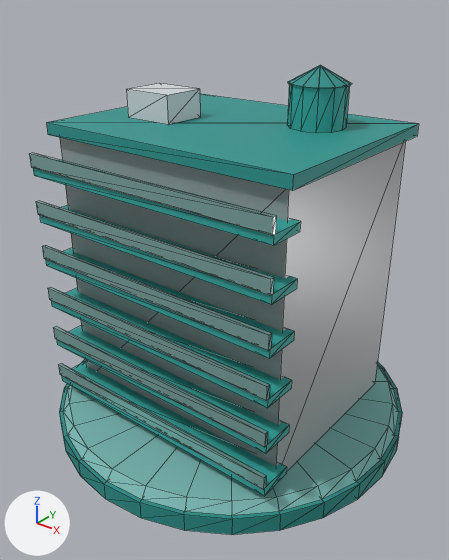
Renders of the glTF model art/models/tier-11-apartment-block.glb from each side of a commit.
Before and after are seen from a 50 mm lens placed at (0.949, -1.215, 1.159), pointed at (0.015, -0.048, 0.436). Lighting does not change. The marker at lower left points along +X, +Y and +Z. The first picture is the older version. Mesh edges are drawn as thin lines. Where no turn or scale is listed for an object, it has been applied to the vertices. Vertices at exactly the same position are counted once.

Before the edit, the objects in view are built like this:
```python
me_mesh_0 = bpy.data.meshes.new('Mesh_0')
me_mesh_0.from_pydata(...)  # 234 vertices, 416 faces; spans x -0.5..0.5, y -0.5..0.5, z 0.0..0.98
me_mesh_0.materials.append(mat_material_0)
me_mesh_1 = bpy.data.meshes.new('Mesh_1')
me_mesh_1.from_pydata(...)  # a box spanning x -0.34..0.34, y -0.26..0.26, z 0.075..0.81
me_mesh_1.materials.append(mat_material_1)  # its picture is missing
me_mesh_2 = bpy.data.meshes.new('Mesh_2')
me_mesh_2.from_pydata(...)  # a box spanning x -0.36..0.36, y -0.34..-0.33, z 0.127..0.162; a box spanning x -0.36..0.36, y -0.34..-0.33, z 0.25..0.285; a box spanning x -0.36..0.36, y -0.34..-0.33, z 0.372..0.407; a box spanning x -0.36..0.36, y -0.34..-0.33, z 0.495..0.53; a box spanning x -0.36..0.36, y -0.34..-0.33, z 0.617..0.652; a box spanning x -0.36..0.36, y -0.34..-0.33, z 0.74..0.775
me_mesh_2.materials.append(mat_material_2)
ob_gloss = bpy.data.objects.new('gloss', me_mesh_2)
ob_gloss.location = (0.0, 0.0, 0.0)
ob_matte = bpy.data.objects.new('matte', me_mesh_0)
ob_matte.location = (0.0, 0.0, 0.0)
ob_window = bpy.data.objects.new('window', me_mesh_1)
ob_window.location = (0.0, 0.0, 0.0)
```
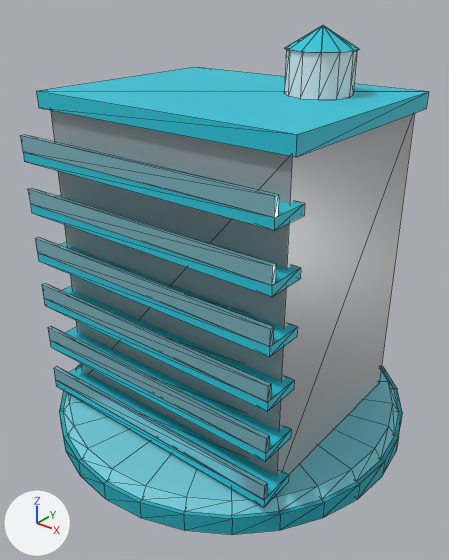
The change in detail:
me_mesh_0 is used by ob_matte; location (0.0, 0.0, 0.0).
me_mesh_0 had 234 vertices, 416 faces and spanned x -0.5..0.5, y -0.5..0.5, z 0.0..0.98.
me_mesh_0 now has 226 vertices, 404 faces and spans x -0.5..0.5, y -0.5..0.5, z 0.0..1.065.
me_mesh_0 part 1: the loose piece of 8 vertices spanning x -0.25..-0.11, y -0.11..0.01, z 0.84..0.91 is deleted.
Part 2, on me_mesh_0:
13 vertices in x 0.18, y 0.1, z 0.98 move by (0.0, 0.0, 0.085).
3 vertices in x 0.18, y 0.025..0.03, z 0.84..0.94 move by (0.0, -0.01, 0.075).
3 vertices in x 0.25..0.255, y 0.1, z 0.84..0.94 move by (0.01, 0.0, 0.075).
3 vertices in x 0.18, y 0.17..0.175, z 0.84..0.94 move by (0.0, 0.01, 0.075).
3 vertices in x 0.105..0.11, y 0.1, z 0.84..0.94 move by (-0.01, 0.0, 0.075).
82 vertices move from x -0.36..0.36, y -0.335..0.28, z 0.105..0.94 to x -0.37..0.37, y -0.35..0.29, z 0.088..1.015.
me_mesh_0 part 3: 404 kept faces spanning x -0.5..0.5, y -0.5..0.5, z 0.0..1.065 get new vertex colours; the middle colour goes from cyan #2fa7a0 to cyan #26c6da.
me_mesh_1 is used by ob_window; location (0.0, 0.0, 0.0).
me_mesh_1 had 8 vertices, 12 faces and spanned x -0.34..0.34, y -0.26..0.26, z 0.075..0.81.
me_mesh_1 now has 8 vertices, 12 faces and spans x -0.35..0.35, y -0.27..0.27, z 0.075..0.875.
me_mesh_1 part 4: the whole mesh is scaled about its middle by (1.03, 1.04, 1.09), then moved by (0.0, 0.0, 0.033).
me_mesh_2 is used by ob_gloss; location (0.0, 0.0, 0.0).
me_mesh_2 had 48 vertices, 72 faces and spanned x -0.36..0.36, y -0.34..-0.33, z 0.127..0.775.
me_mesh_2 now has 48 vertices, 72 faces and spans x -0.37..0.37, y -0.351..-0.339, z 0.112..0.819.
me_mesh_2 part 5: the loose piece of 8 vertices spanning x -0.36..0.36, y -0.34..-0.33, z 0.127..0.162 is scaled about its middle by (1.03, 1.2, 1.14), then moved by (0.0, -0.01, -0.013).
me_mesh_2 part 6: the loose piece of 8 vertices spanning x -0.36..0.36, y -0.34..-0.33, z 0.25..0.285 is scaled about its middle by (1.03, 1.2, 1.14), then moved by (0.0, -0.01, -0.002).
me_mesh_2 part 7: the loose piece of 8 vertices spanning x -0.36..0.36, y -0.34..-0.33, z 0.372..0.407 is scaled about its middle by (1.03, 1.2, 1.14), then moved by (0.0, -0.01, 0.009).
me_mesh_2 part 8: the loose piece of 8 vertices spanning x -0.36..0.36, y -0.34..-0.33, z 0.495..0.53 is scaled about its middle by (1.03, 1.2, 1.14), then moved by (0.0, -0.01, 0.02).
me_mesh_2 part 9: the loose piece of 8 vertices spanning x -0.36..0.36, y -0.34..-0.33, z 0.617..0.652 is scaled about its middle by (1.03, 1.2, 1.14), then moved by (0.0, -0.01, 0.031).
me_mesh_2 part 10: the loose piece of 8 vertices spanning x -0.36..0.36, y -0.34..-0.33, z 0.74..0.775 is scaled about its middle by (1.03, 1.2, 1.14), then moved by (0.0, -0.01, 0.042).
me_mesh_2 part 11: 72 faces centred in x -0.36..0.36, y -0.34..-0.33, z 0.127..0.775 are repainted in the vertex colours; the middle colour goes from greyish cyan #99c7c3 to cyan #98d9e6.

Pixel boxes (x1, y1, x2, y2) of what changed, in the pictures (449 x 560 px; the box of a moved part takes in the faces that stretch with it):
'matte', reshaped (8% taller)
    before: (33, 65, 419, 535)
    after: (23, 25, 429, 535)
'window', moved, rescaled (9% taller)
    before: (60, 138, 405, 472)
    after: (51, 111, 414, 476)
'gloss', reshaped, recoloured (8% taller)
    before: (29, 153, 276, 490)
    after: (20, 135, 279, 500)
part 1 of me_mesh_0, deleted
    before: (126, 83, 200, 125)
part 2 of me_mesh_0, moved or reshaped
    before: (33, 65, 419, 496)
    after: (23, 25, 429, 508)
part 3 of me_mesh_0, recoloured
    before: (33, 65, 419, 535)
    after: (23, 25, 429, 535)
part 5 of me_mesh_2, moved or reshaped
    before: (59, 364, 266, 490)
    after: (54, 367, 267, 500)
part 6 of me_mesh_2, moved or reshaped
    before: (53, 327, 268, 447)
    after: (48, 326, 269, 454)
part 7 of me_mesh_2, moved or reshaped
    before: (48, 287, 270, 401)
    after: (42, 283, 271, 403)
part 8 of me_mesh_2, moved or reshaped
    before: (42, 245, 272, 350)
    after: (35, 238, 274, 347)
part 9 of me_mesh_2, moved or reshaped
    before: (36, 201, 274, 295)
    after: (28, 188, 276, 286)
part 10 of me_mesh_2, moved or reshaped
    before: (29, 153, 276, 235)
    after: (20, 135, 279, 218)
part 11 of me_mesh_2, recoloured
    before: (29, 153, 276, 490)
    after: (20, 135, 279, 500)
